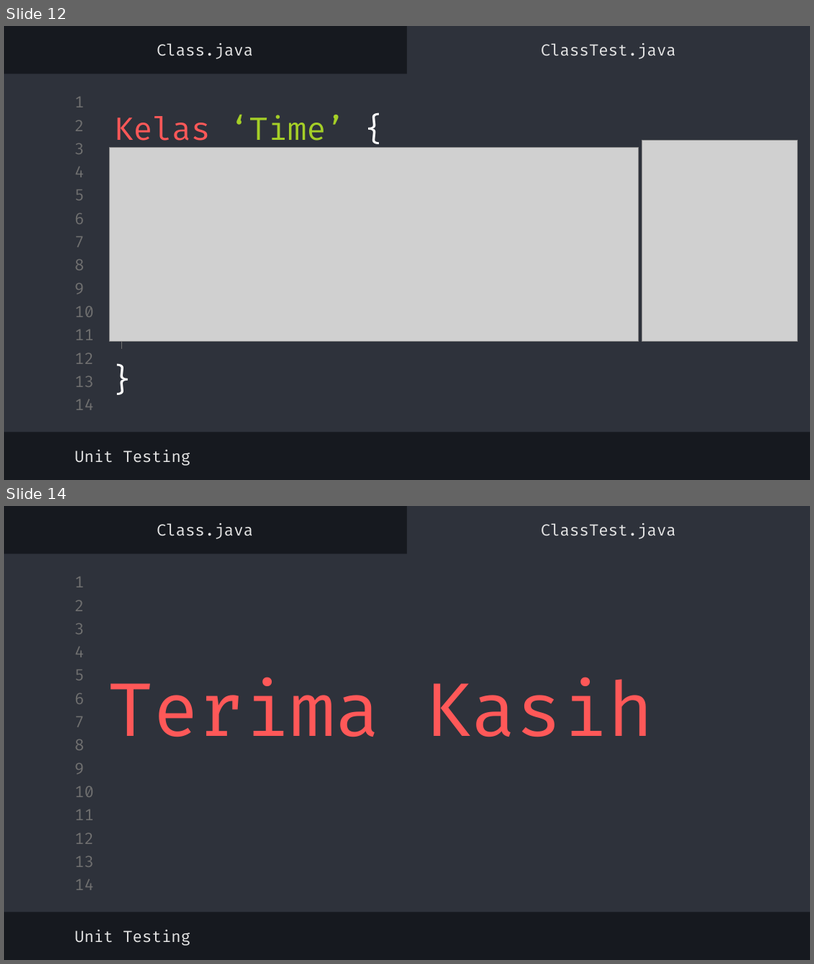
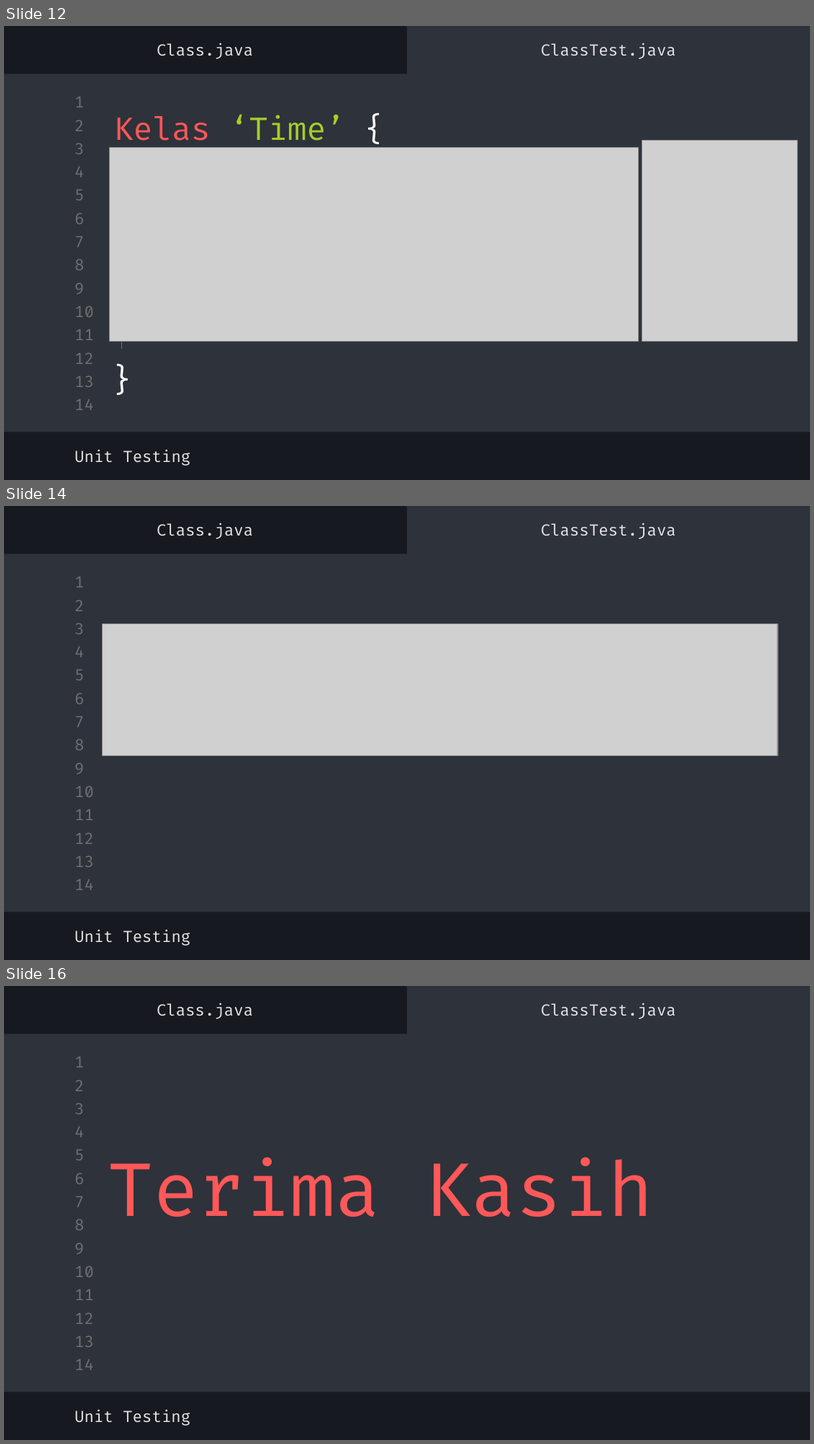
Before and after one commit to zein3/pbo-unittesting, a slide deck: Apa Itu Unit Testing.pptx. Shown one above the other, each under a label of ours: slides 12 and 14 before the commit, slides 12, 14 and 16 after it; the slides between them are not shown. The pictures are 814x964 and 814x1444 pixels, drawn with LibreOffice and Linux fonts; fonts in the diff are those of the drawing; grey boxes stand for pictures. Boxes give left, top, right and bottom in pixels: in the first picture for what was removed or moved away, otherwise in the second. Text is boxed around its words. In the diff, an @@ line names an element or a change of style, - is before the commit and + after.

```diff
--- a/Apa Itu Unit Testing.pptx
+++ b/Apa Itu Unit Testing.pptx
@@ slide 14 added at box(4, 506, 810, 960), background #16191F; not listed: 16 template elements that a slide beside it also shows @@
@@ subtitle added at box(157, 523, 253, 539), 14 pt, text #E7E7E7 @@
+Class.java
@@ subtitle added at box(541, 523, 676, 539), 14 pt, text #E7E7E7 @@
+ClassTest.java
@@ picture added at box(103, 624, 778, 755) @@
@@ subtitle added at box(75, 929, 190, 945), 14 pt, text #E7E7E7 @@
+Unit Testing
@@ what was slide 14 is now slide 16 @@
```
Also in this commit, not shown: 1 slide changed, 1 other slide added, 7 other files.
